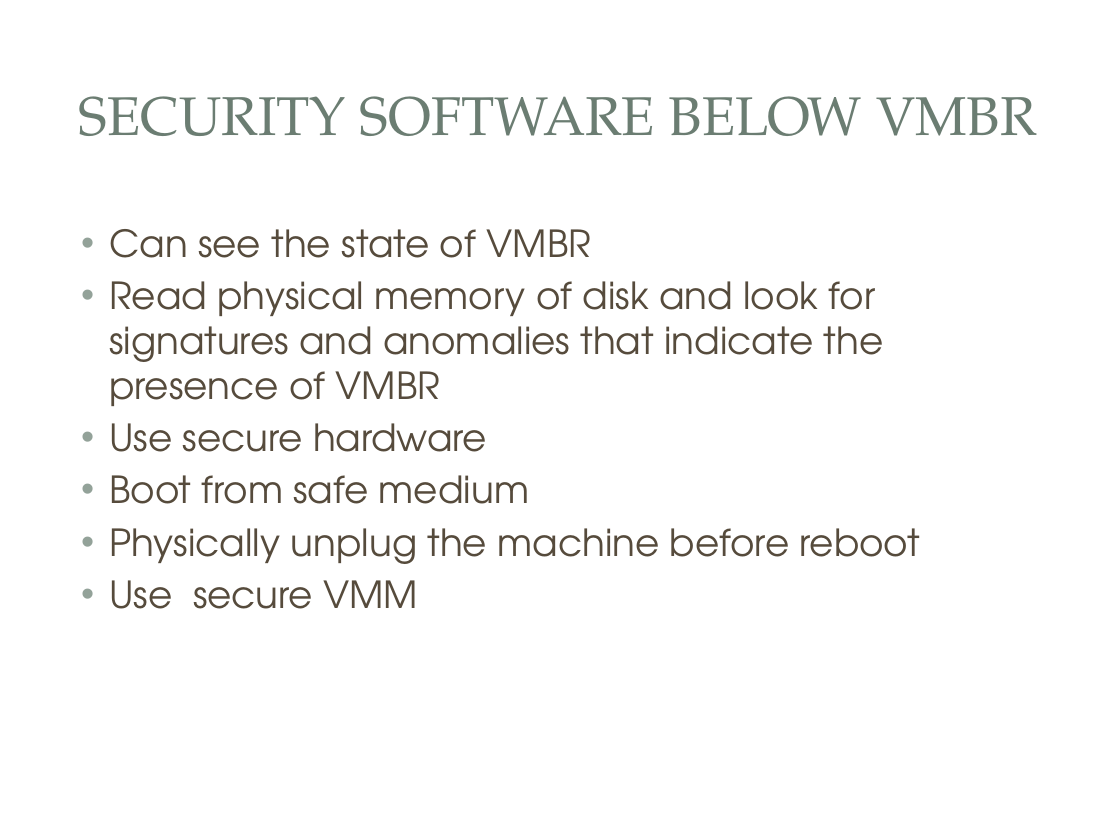
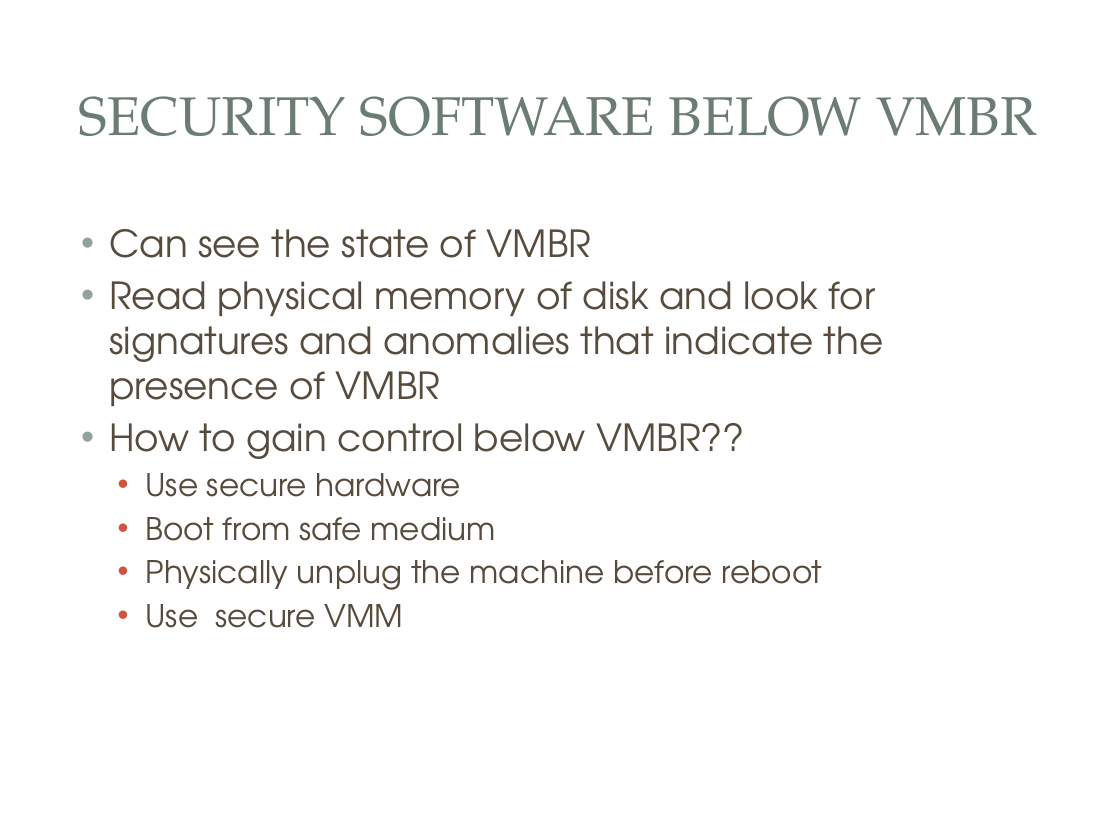
Before and after one commit to mjmalkowski11023/Computer-Security-2013, a slide deck: slide 12 of VMBR_Presentation.pptx. Drawn at 1120x840 pixels with LibreOffice and Linux fonts; fonts in the diff are those of the drawing; background and template pictures are left out. Boxes give left, top, right and bottom in pixels: in the first picture for what was removed or moved away, otherwise in the second. Text is boxed around its words. In the diff, an @@ line names an element or a change of style, - is before the commit and + after.

```diff
--- a/VMBR_Presentation.pptx
+++ b/VMBR_Presentation.pptx
@@ text at <box>109,423,745,459</box>: paragraph added @@
+• How to gain control below VMBR??
@@ text at <box>146,473,823,628</box>: size 24 to 20 pt in "Use secure hardware", "Boot from safe medium", "Physically unplug the machine before reboot", "Use secure VMM"; list level 1 to 2 in "Use secure hardware"; bullet colour #93A299 to #CF543F; list level 1 to 2 in "Boot from safe medium"; list level 1 to 2 in "Physically unplug the machine before ..."; list level 1 to 2 in "Use secure VMM" @@
```
Also in this commit, not shown: 3 other slides changed, 1 slide added.
